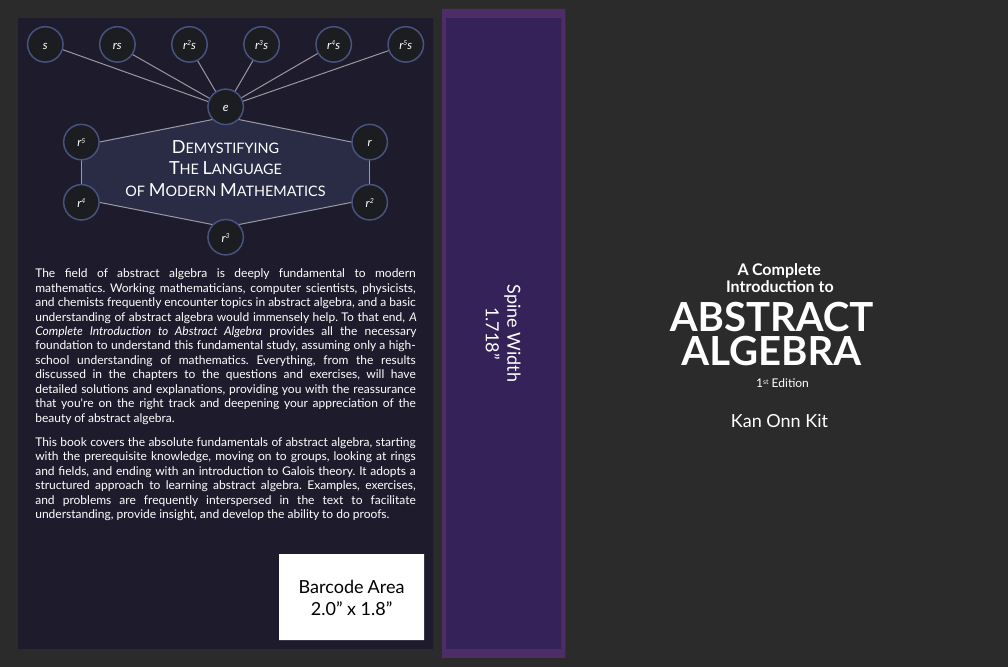
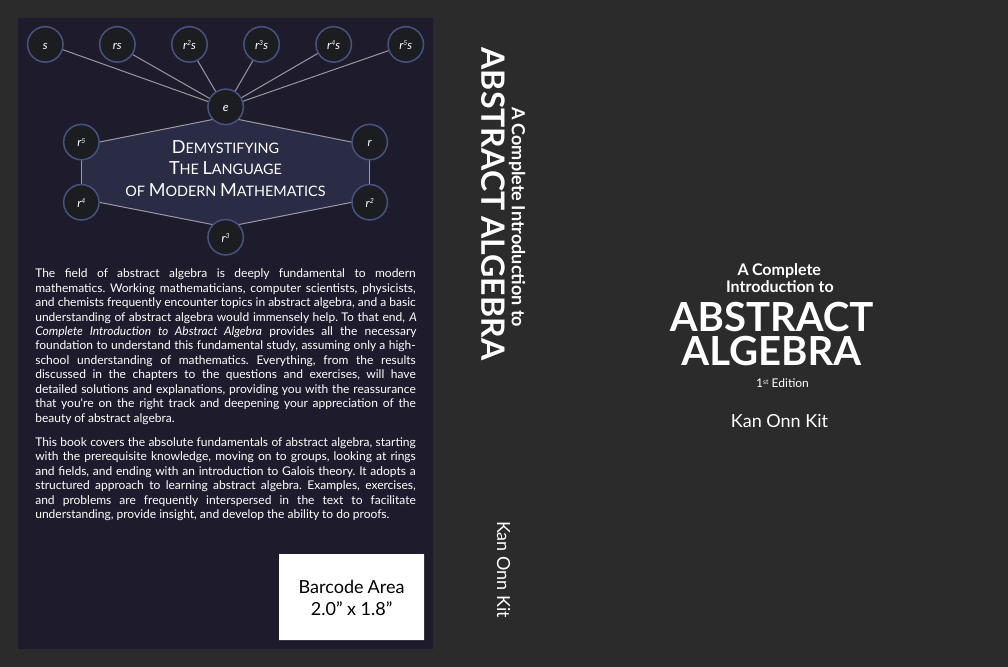
Before and after one commit to PhotonicGluon/Abstract-Algebra-Book, a slide deck: slide 2 of book/images/cover/paperback/Book Cover (Paperback).pptx. Drawn at 1008x667 pixels with LibreOffice and Linux fonts; fonts in the diff are those of the drawing; background and template pictures are left out; a plain dark background stands for a picture behind light text. Boxes give left, top, right and bottom in pixels: in the first picture for what was removed or moved away, otherwise in the second. Text is boxed around its words. In the diff, an @@ line names an element or a change of style, - is before the commit and + after.

Commit message:
Update Paperback Cover

```diff
--- a/book/images/cover/paperback/Book Cover (Paperback).pptx
+++ b/book/images/cover/paperback/Book Cover (Paperback).pptx
@@ rectangle removed at (442, 9, 566, 658) @@
@@ rectangle removed at (446, 18, 561, 649) @@
-Spine Width
-1.718”
@@ text added at (475, 64, 513, 356), 32 pt, text #FFFFFF, bold @@
+ABSTRACT ALGEBRA
@@ text added at (508, 109, 530, 326), 18 pt, text #FFFFFF, bold @@
+A Complete Introduction to
@@ text added at (493, 524, 515, 617), 18 pt, text #FFFFFF @@
+Kan Onn Kit
```
